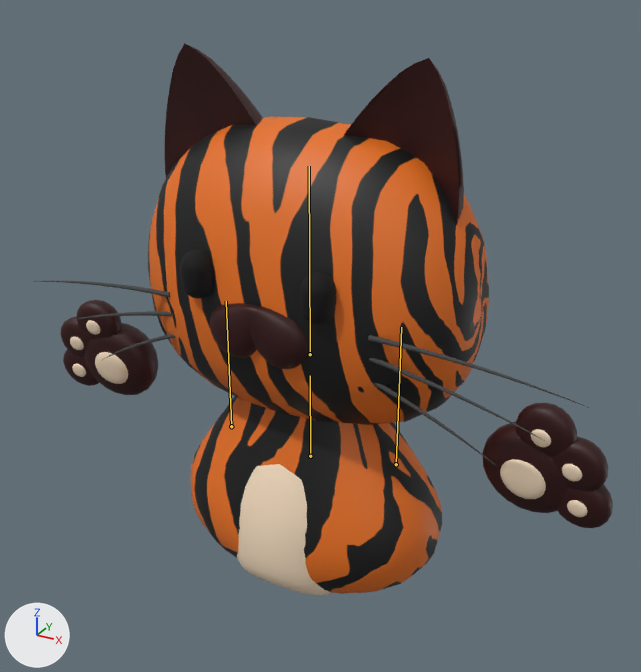
Renders of the FBX model game_client/model/tiger.fbx from each side of a commit.
Rendered twice from a 50 mm lens placed at (0.0481, -0.085, 0.0766), pointed at (0.0011, 0.0004, 0.0339). Every picture has the same lights, and +X, +Y and +Z are marked at lower left. The bones that change are drawn over the model as lines.

In view in the first picture: 'body', 'face', 'l_ear', 'l_eye', 'l_hair', 'l_hand', 'l_palm', 'mouth', 'r_ear', 'r_eye', 'r_hair', 'r_hand', 'r_palm', 'stomach'.
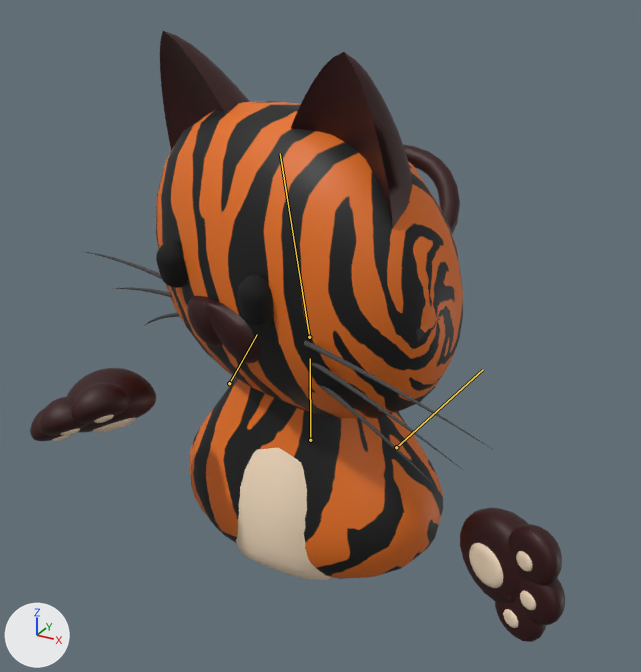
The newer file adds an action. The first version stands in its rest pose; the second is drawn at frame 76 of the action 'anim_Clip3'.

Patch to the scene script:
```diff
--- a/game_client/model/tiger.fbx.py
+++ b/game_client/model/tiger.fbx.py
@@ bone_j_stomach @@
 bone_j_stomach = bpy.data.objects['Armature'].pose.bones['j_stomach']
-bone_j_stomach.location = (0.0, 0.0, 0.0)
+bone_j_stomach.location = (0.0, 0.23, 0.0)
@@ bone_j_l_arm @@
 bone_j_l_arm = bpy.data.objects['Armature'].pose.bones['j_l_arm']  # child of 'j_stomach'
-bone_j_l_arm.rotation_quaternion = (1.0, 0.0, 0.0, 0.0)  # degrees (0, 0, 0)
+bone_j_l_arm.rotation_quaternion = (0.936, 0.044, -0.126, -0.326)  # degrees (10, -12, -39)
@@ bone_j_r_arm @@
 bone_j_r_arm = bpy.data.objects['Armature'].pose.bones['j_r_arm']  # child of 'j_stomach'
-bone_j_r_arm.location = (0.0, 0.0, 0.0)
-bone_j_r_arm.rotation_quaternion = (1.0, 0.0, 0.0, 0.0)  # degrees (0, 0, 0)
+bone_j_r_arm.location = (0.0, 0.4, 0.0)
+bone_j_r_arm.rotation_quaternion = (0.832, 0.36, 0.388, -0.168)  # degrees (47, 50, 0)
@@ bone_j_neck @@
 bone_j_neck = bpy.data.objects['Armature'].pose.bones['j_neck']  # child of 'j_stomach'
-bone_j_neck.rotation_quaternion = (1.0, 0.0, 0.0, 0.0)  # degrees (0, 0, 0)
+bone_j_neck.rotation_quaternion = (0.982, 0.088, -0.167, 0.015)  # degrees (10, -19, 0)
```

Pixel boxes [x1, y1, x2, y2] of what changed, in the pictures (641 x 672 px):
'face', posed (10% narrower): before [148, 117, 489, 425]; after [155, 101, 463, 418]
'body', posed: before [191, 396, 442, 594]; after [190, 378, 443, 579]
'stomach', posed: before [237, 464, 331, 595]; after [236, 447, 332, 580]
'l_hand', no longer drawn: before [483, 403, 613, 528]
'tiger:group1l_ear', now drawn: after [291, 52, 412, 228]
'l_ear', no longer drawn: before [344, 58, 464, 224]
'tiger:group1l_hand', now drawn: after [460, 508, 565, 642]
'r_ear', no longer drawn: before [165, 43, 263, 178]
'tiger:r_handgroup1', now drawn: after [30, 368, 156, 441]
'tiger:group1r_ear', now drawn: after [160, 31, 250, 151]
'r_hand', no longer drawn: before [60, 300, 158, 395]
'mouth', no longer drawn: before [210, 303, 308, 369]
'tiger:group1mouth', now drawn: after [188, 296, 260, 363]
'l_palm', no longer drawn (beige): before [500, 429, 587, 517]
'l_hair', no longer drawn: before [368, 335, 592, 465]
'tiger:group1l_hair', now drawn: after [304, 341, 492, 484]
'tiger:group1l_palm', now drawn (beige): after [469, 543, 536, 628]
'l_eye', no longer drawn (black): before [300, 272, 336, 324]
'tiger:group1l_eye', now drawn (black): after [237, 275, 274, 326]
'r_eye', no longer drawn (black): before [180, 250, 213, 298]
'r_palm', no longer drawn (beige): before [70, 320, 128, 384]
'tiger:group1r_eye', now drawn (black): after [156, 241, 186, 288]
'r_hair', no longer drawn: before [35, 281, 175, 360]
'tiger:group1r_hair', now drawn: after [82, 251, 179, 326]
'tiger:group1r_palm', now drawn: after [52, 415, 136, 441]
bone 'j_stomach', root to tip: before (310, 456) to (310, 375); after (310, 440) to (310, 358)
bone 'j_l_arm', root to tip: before (396, 464) to (401, 327); after (396, 447) to (483, 369)
bone 'j_r_arm', root to tip: before (231, 426) to (226, 301); after (229, 383) to (257, 334)
bone 'j_neck', root to tip: before (310, 354) to (309, 166); after (309, 337) to (280, 153)
